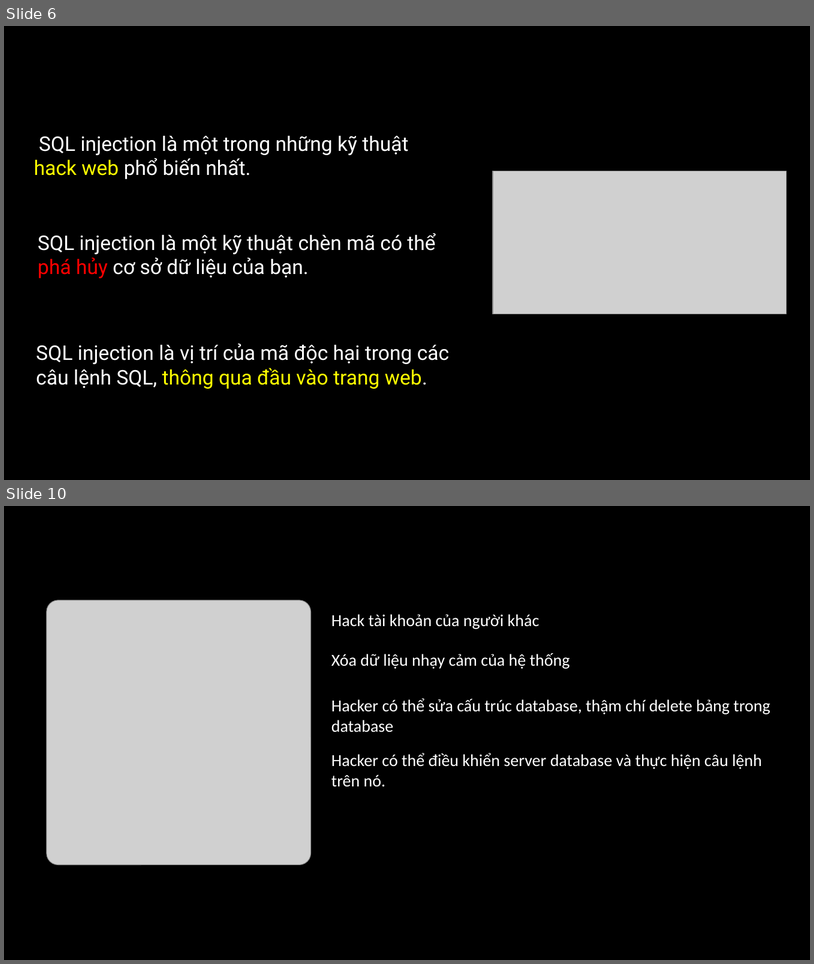
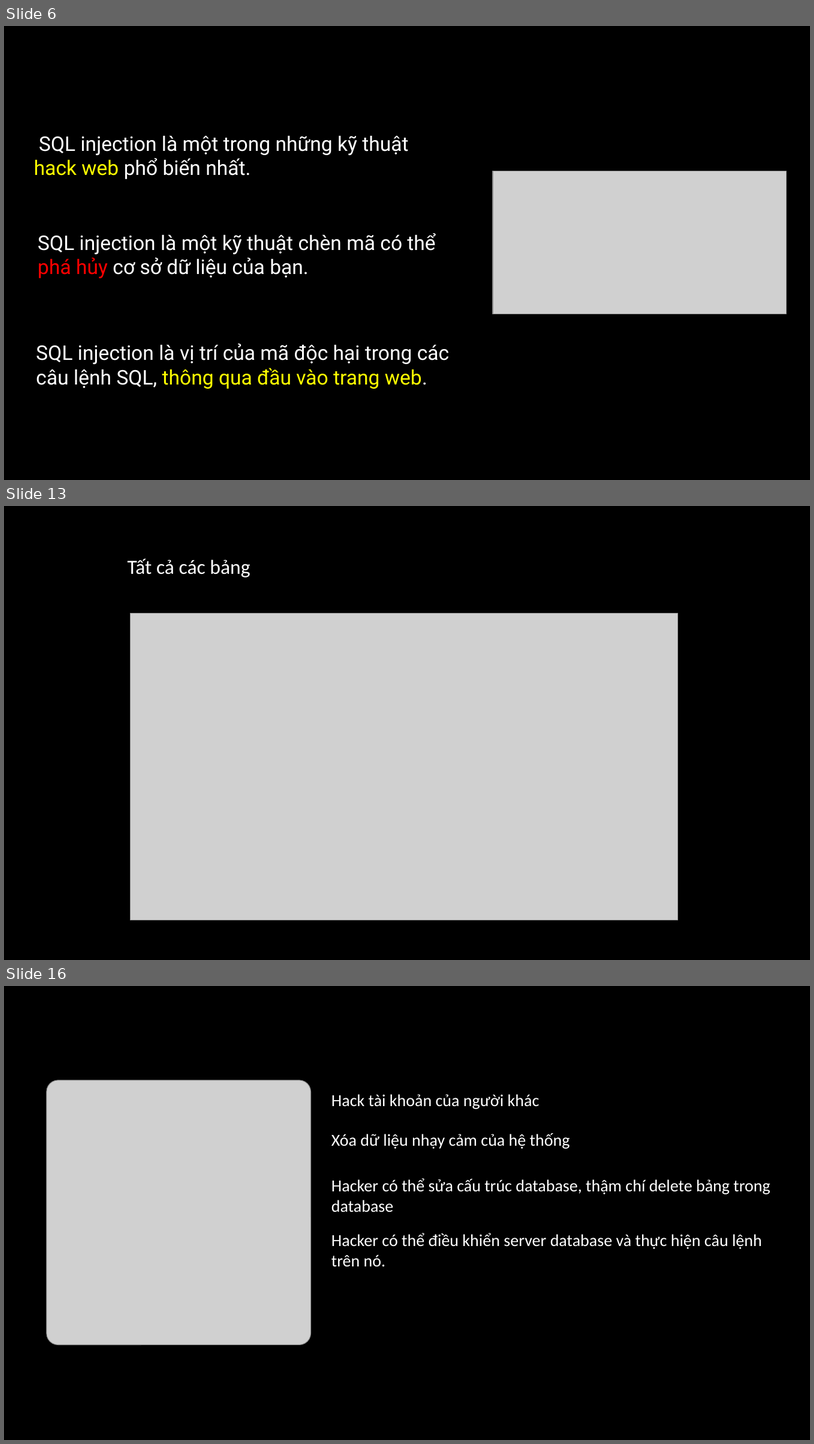
Before and after one commit to phamthanhtrungg/sql-injection, a slide deck: presentation.pptx. Shown one above the other, each under a label of ours: slides 6 and 10 before the commit, slides 6, 13 and 16 after it; the slides between them are not shown. The pictures are 814x964 and 814x1444 pixels, drawn with LibreOffice and Linux fonts; fonts in the diff are those of the drawing; grey boxes stand for pictures; background and template pictures are left out. Boxes give left, top, right and bottom in pixels: in the first picture for what was removed or moved away, otherwise in the second. Text is boxed around its words. In the diff, an @@ line names an element or a change of style, - is before the commit and + after.

```diff
--- a/presentation.pptx
+++ b/presentation.pptx
@@ slide 13 added at [4,506,810,960], background picture (left out) @@
@@ text added at [128,558,250,577], 24 pt, text #FFFFFF @@
+Tất cả các bảng
@@ picture added at [130,613,678,920] @@
@@ what was slide 10 is now slide 16 @@
```
Also in this commit, not shown: 7 slides changed, 11 other slides added, 4 slides removed, 1 other file.
